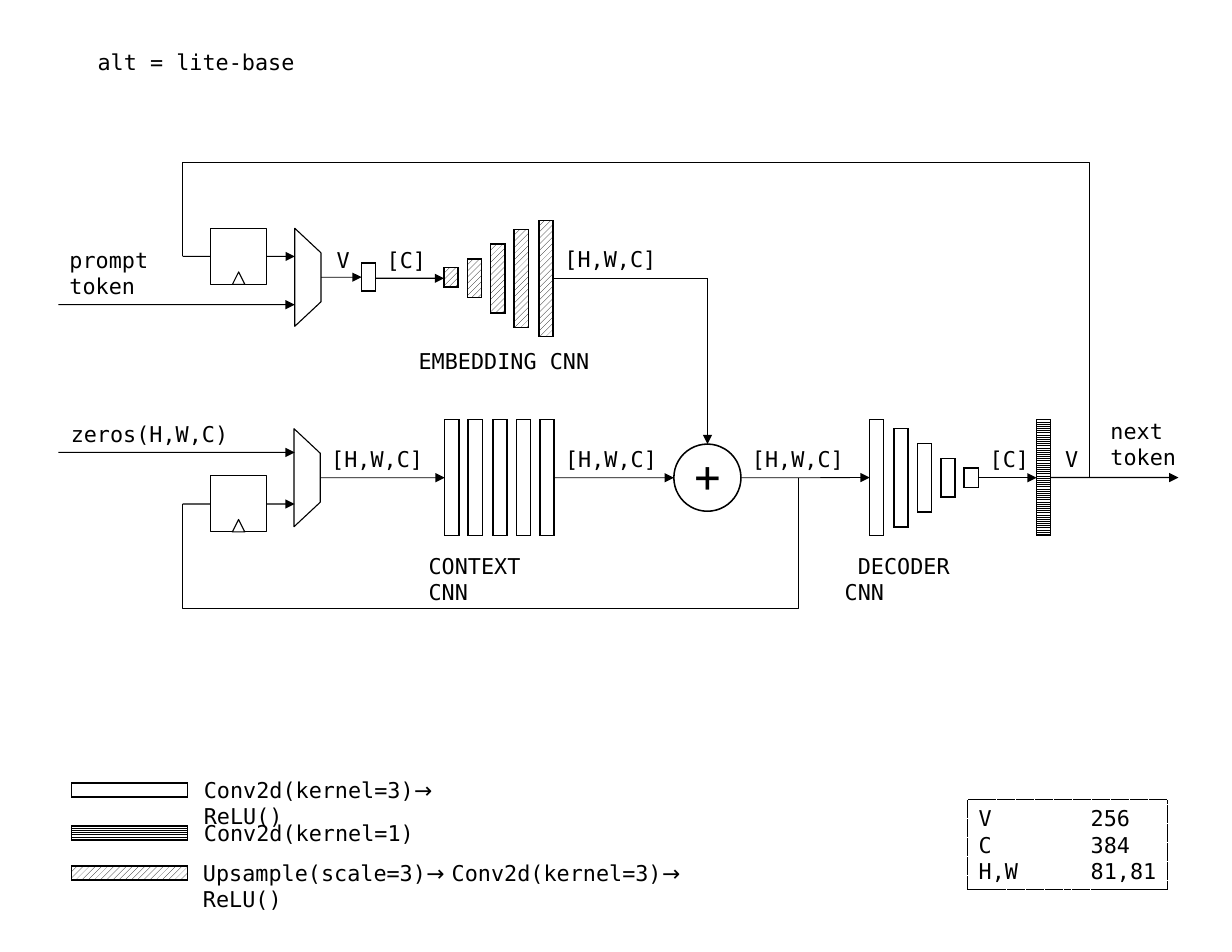
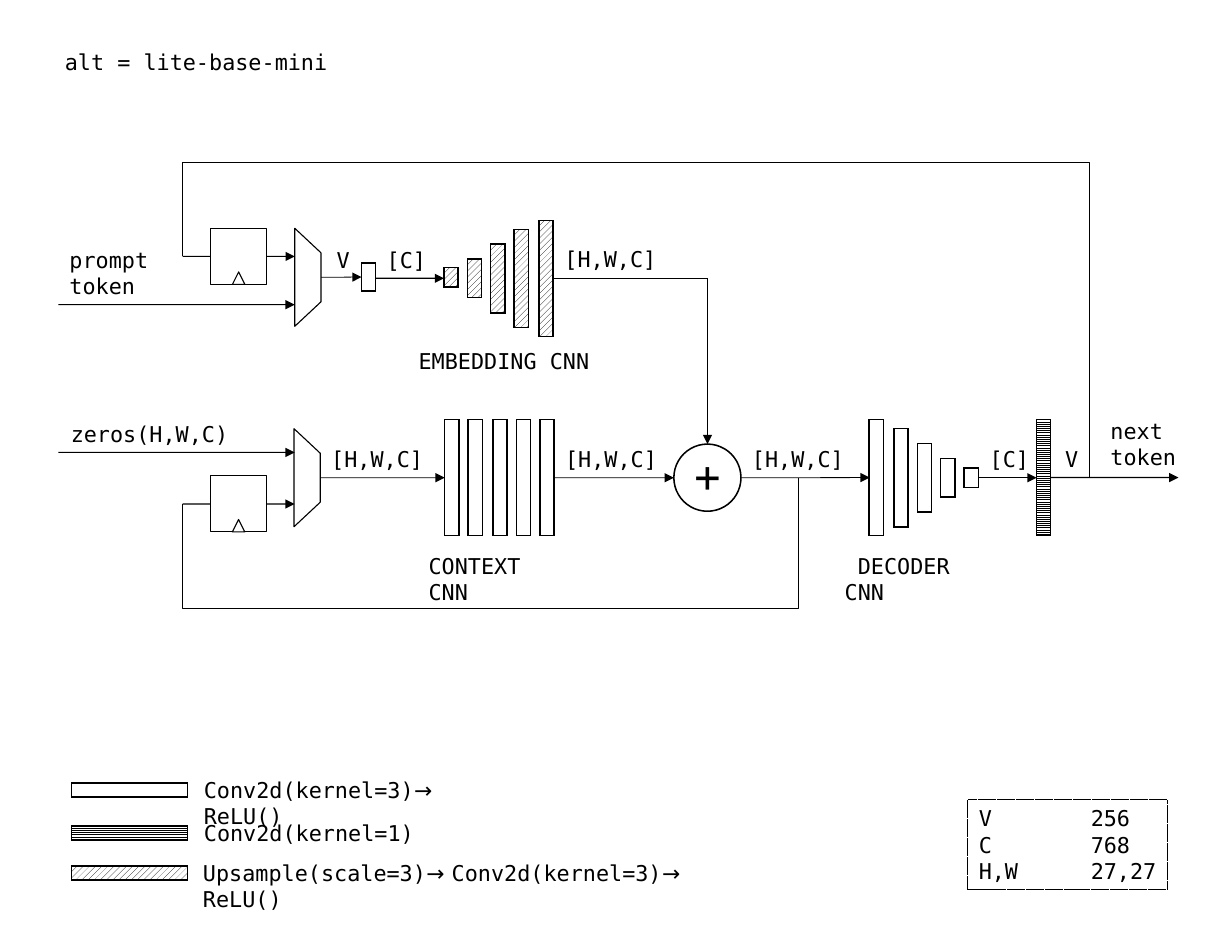
Before and after one commit to siliconperception/devices, a slide deck: slide 1 of dev/cnnlm.odp. Drawn at 1232x952 pixels with LibreOffice and Linux fonts; fonts in the diff are those of the drawing. Boxes give left, top, right and bottom in pixels: in the first picture for what was removed or moved away, otherwise in the second. Text is boxed around its words. In the diff, an @@ line names an element or a change of style, - is before the commit and + after.

```diff
--- a/dev/cnnlm.odp
+++ b/dev/cnnlm.odp
@@ text at [65,53,328,71]: text changed @@
-alt = lite-base
+alt = lite-base-mini
@@ text in rectangle at [979,837,1157,882]: text changed @@
-C 384
-H,W 81,81
+C 768
+H,W 27,27
```
Also in this commit, not shown: 2 other slides changed, 5 other files.
